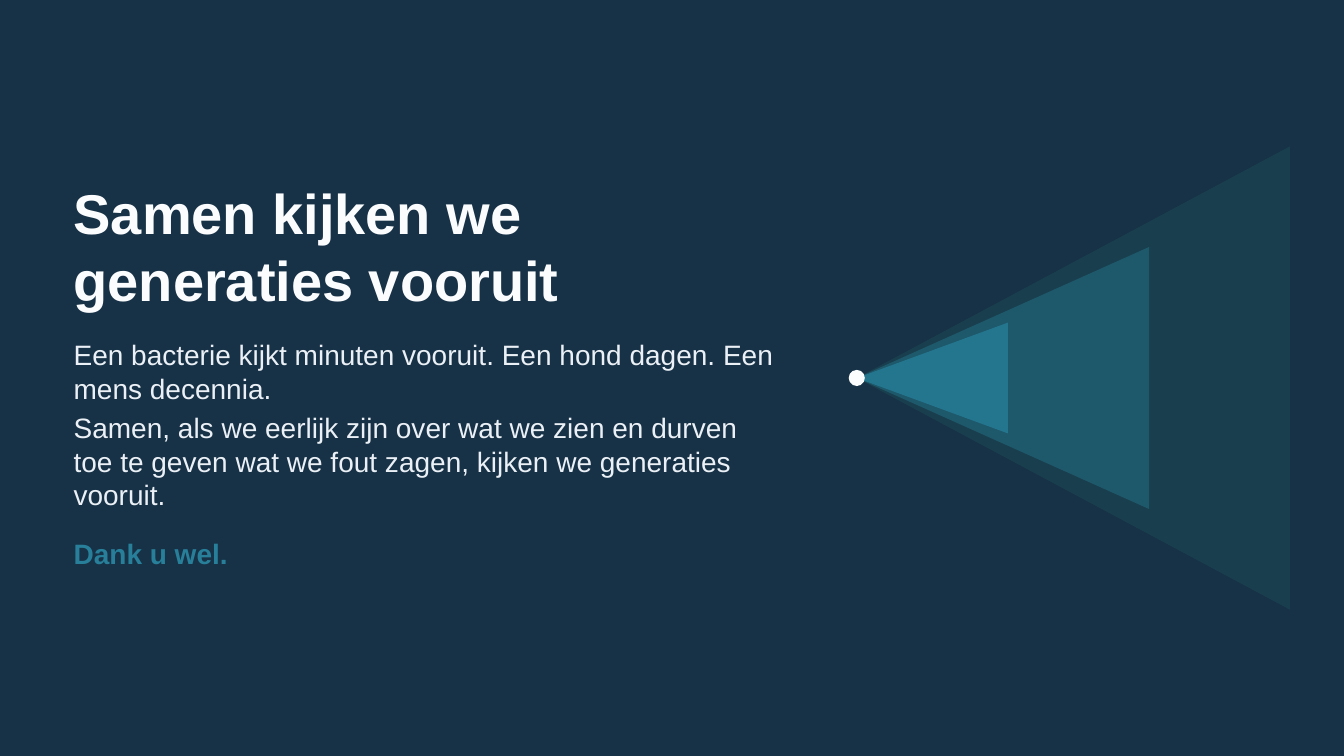
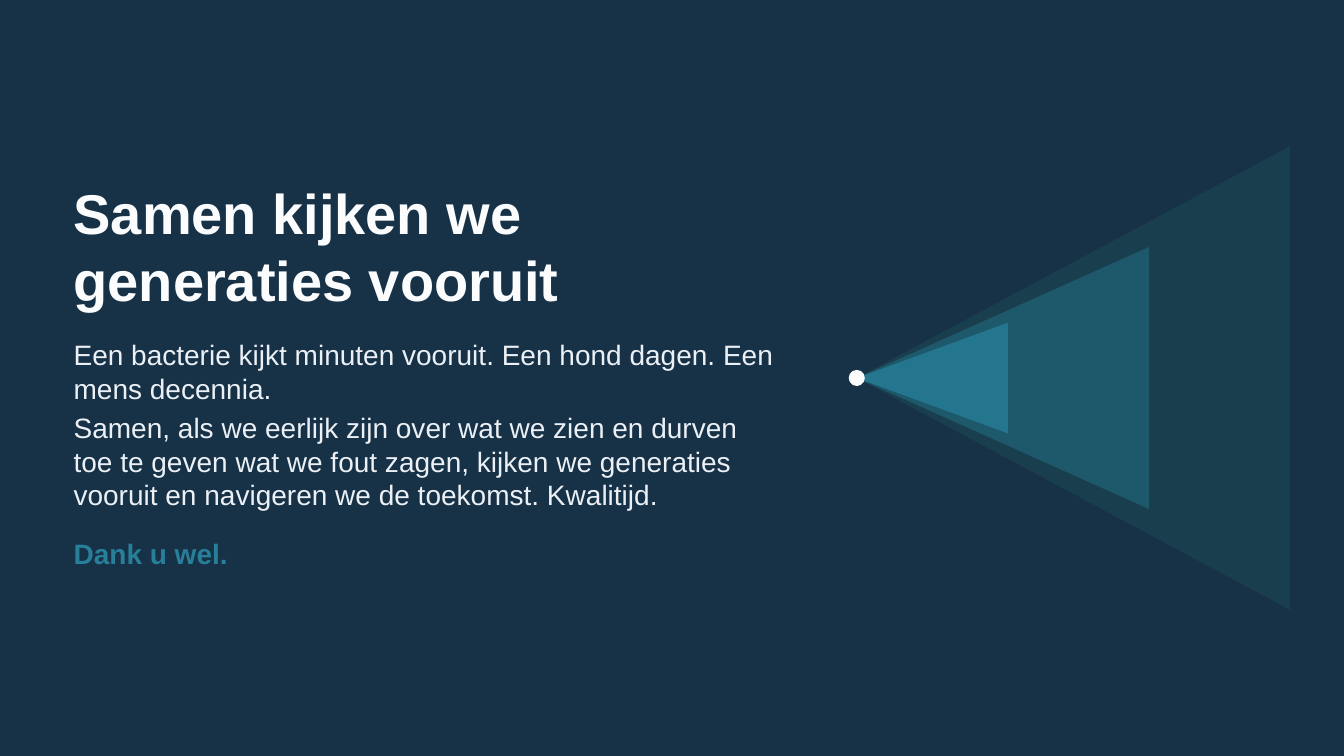
Before and after one commit to albertjanvanhoek/Evolution-by-Emergence, a slide deck: slide 23 of Presentations/2026-10-08-kwalitijd/Kwalitijd.pptx (slide 21 before the commit). Drawn at 1344x756 pixels with LibreOffice and Linux fonts; fonts in the diff are those of the drawing. Boxes give left, top, right and bottom in pixels: in the first picture for what was removed or moved away, otherwise in the second. Text is boxed around its words. In the diff, an @@ line names an element or a change of style, - is before the commit and + after.

```diff
--- a/Presentations/2026-10-08-kwalitijd/Kwalitijd.pptx
+++ b/Presentations/2026-10-08-kwalitijd/Kwalitijd.pptx
@@ text at box(74, 417, 737, 510): text changed @@
-Samen, als we eerlijk zijn over wat we zien en durven toe te geven wat we fout zagen, kijken we generaties vooruit.
+Samen, als we eerlijk zijn over wat we zien en durven toe te geven wat we fout zagen, kijken we generaties vooruit en navigeren we de toekomst. Kwalitijd.
```
Also in this commit, not shown: 2 slides added, 2 other files.
